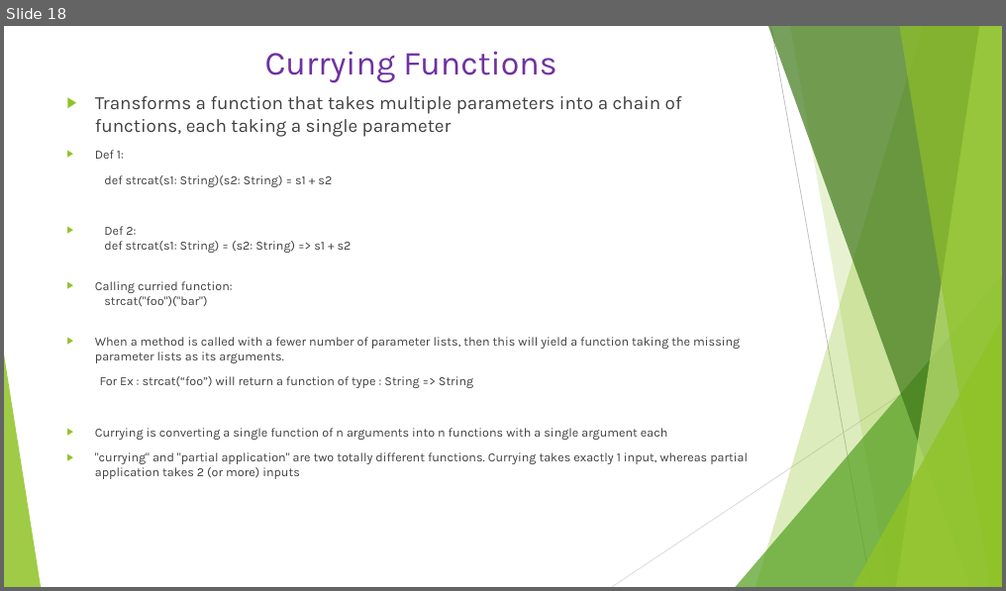
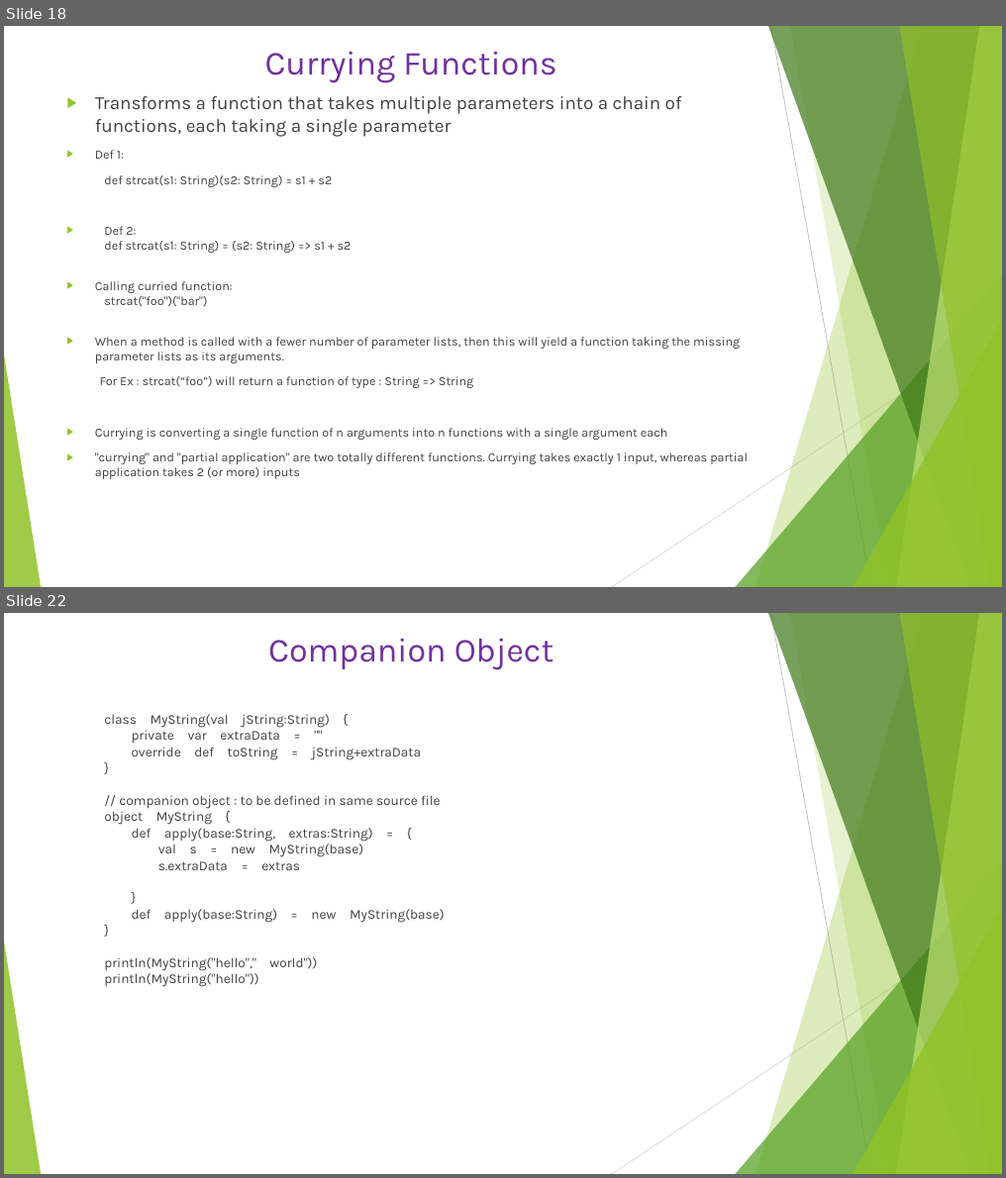
Before and after one commit to Anveshan3175/ScalaTrainingPrep, a slide deck: ScalaRepositary/ScalaTrainingPrep/Scala.pptx. Shown one above the other, each under a label of ours: slide 18 before the commit, slides 18 and 22 after it; the slides between them are not shown. The pictures are 1006x591 and 1006x1178 pixels, drawn with LibreOffice and Linux fonts; fonts in the diff are those of the drawing. Boxes give left, top, right and bottom in pixels: in the first picture for what was removed or moved away, otherwise in the second. Text is boxed around its words. In the diff, an @@ line names an element or a change of style, - is before the commit and + after.

```diff
--- a/ScalaRepositary/ScalaTrainingPrep/Scala.pptx
+++ b/ScalaRepositary/ScalaTrainingPrep/Scala.pptx
@@ slide 22 added at (4, 613, 1002, 1174), background #FFFFFF; not listed: 10 template elements that a slide beside it also shows @@
@@ title added at (268, 638, 554, 669), 32.4 pt, text #7030A0 @@
+Companion Object
@@ text added at (104, 714, 445, 987), 13 pt, text #404040 @@
+  class MyString(val jString:String) {
+  private var extraData = ""
+  override def toString = jString+extraData
+  }
+  // companion object : to be defined in same source file
+  object MyString {
+  def apply(base:String, extras:String) = {
+  val s = new MyString(base)
+  s.extraData = extras
+  }
+  def apply(base:String) = new MyString(base)
+  }
+  println(MyString("hello"," world"))
+  println(MyString("hello"))
```
Also in this commit, not shown: 1 slide changed, 3 other slides added, 2 other files.
